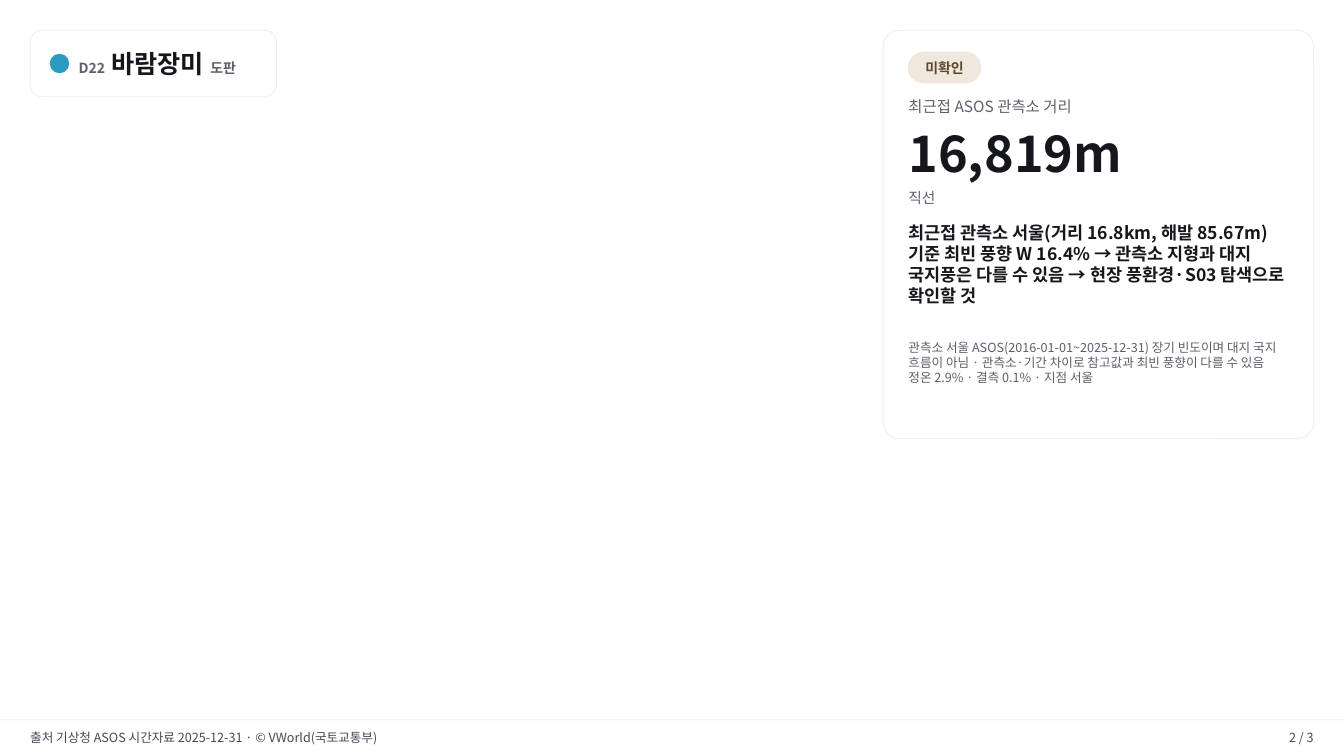
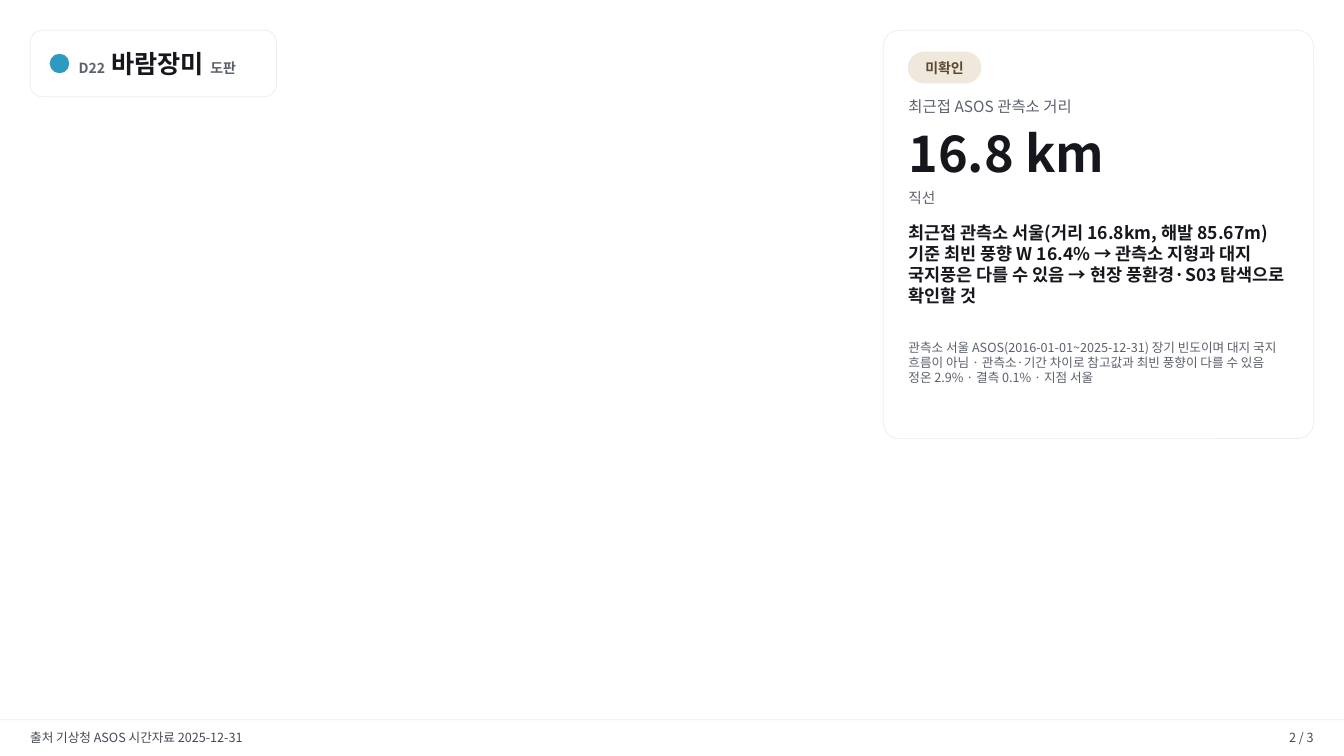
Before and after one commit to Boilorange6/16-SiteAnalysis, a slide deck: slide 2 of docs/design/p4/d22-wind-rose-real-ppt.pptx. Drawn at 1344x756 pixels with LibreOffice and Linux fonts; fonts in the diff are those of the drawing; background and template pictures are left out. Boxes give left, top, right and bottom in pixels: in the first picture for what was removed or moved away, otherwise in the second. Text is boxed around its words. In the diff, an @@ line names an element or a change of style, - is before the commit and + after.

```diff
--- a/docs/design/p4/d22-wind-rose-real-ppt.pptx
+++ b/docs/design/p4/d22-wind-rose-real-ppt.pptx
@@ text at (x1=908, y1=131, x2=1104, y2=173): text changed @@
-16,819m
+16.8 km
@@ text at (x1=30, y1=731, x2=243, y2=743): text changed @@
-출처 기상청 ASOS 시간자료 2025-12-31 · © VWorld(국토교통부)
+출처 기상청 ASOS 시간자료 2025-12-31
```
Also in this commit, not shown: 1 other slide changed, 6 other files.
